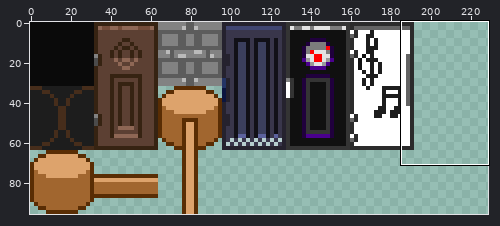
One commit to this sprite sheet: Sprites/Tiles/Simple_Tile_Map.png. The picture above shows the old version from afar; the outline marks the close-up.
Close-up. Before the commit:
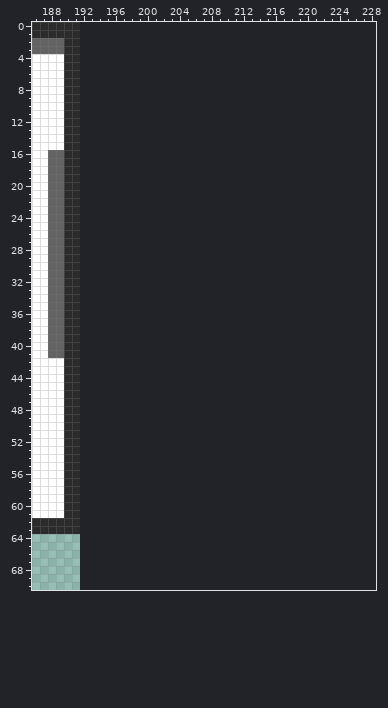
The file is 192x96 pixels. Colours within 5 levels of each other are drawn and written as one. Shown: x 186..228, y 0..70. The old version is drawn lined up with the new one, on the new canvas. The wide view leaves out empty margins.
After:
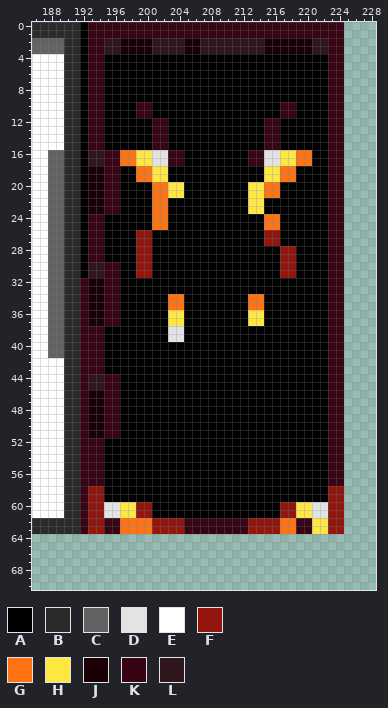
Palette (. is transparent): A #000000  B #2b2b2b  C #636363  D #e3e3e3  E #ffffff  F #93150e  G #ff7312  H #ffe741  J #1a0108  K #380312  L #2f161d
The exact change:
canvas 192x96 -> 256x96
y 0..1: x 192..224 ................................. -> AKKKKKKKKKKKKKKKKKKKKKKKKKKKKKKKK
y 2..3: x 192..224 ................................. -> AKKLLJJJJLLLLJJLLLLLLLLJJJJJJLLKK
y 4..9: x 192..224 ................................. -> AKKAAAAAAAAAAAAAAAAAAAAAAAAAAAAKK
y 10..11: x 192..224 ................................. -> AKKAAAAKKAAAAAAAAAAAAAAAAKKAAAAKK
y 12..15: x 192..224 ................................. -> AKKAAAAAAKKAAAAAAAAAAAAKKAAAAAAKK
y 16..17: x 192..224 ................................. -> ALLKKGGHHDDKKAAAAAAAAKKDDHHGGAAKK
y 18..19: x 192..224 ................................. -> AJJKKAAGGHHAAAAAAAAAAAAHHGGAAAAKK
y 20..21: x 192..224 ................................. -> AJJKKAAAAGGHHAAAAAAAAHHGGAAAAAAKK
y 22..23: x 192..224 ................................. -> AJJKKAAAAGGAAAAAAAAAAHHAAAAAAAAKK
y 24..25: x 192..224 ................................. -> AKKAAAAAAGGAAAAAAAAAAAAGGAAAAAAKK
y 26..27: x 192..224 ................................. -> AKKAAAAFFAAAAAAAAAAAAAAFFAAAAAAKK
y 28..29: x 192..224 ................................. -> AKKAAAAFFAAAAAAAAAAAAAAAAFFAAAAKK
y 30..31: x 192..224 ................................. -> ALLKKAAFFAAAAAAAAAAAAAAAAFFAAAAKK
y 32..33: x 192..224 ................................. -> KJJKKAAAAAAAAAAAAAAAAAAAAAAAAAAKK
y 34..35: x 192..224 ................................. -> KJJKKAAAAAAGGAAAAAAAAGGAAAAAAAAKK
y 36..37: x 192..224 ................................. -> KJJKKAAAAAAHHAAAAAAAAHHAAAAAAAAKK
y 38..39: x 192..224 ................................. -> KKKAAAAAAAADDAAAAAAAAAAAAAAAAAAKK
y 40..43: x 192..224 ................................. -> KKKAAAAAAAAAAAAAAAAAAAAAAAAAAAAKK
y 44..45: x 192..224 ................................. -> KLLKKAAAAAAAAAAAAAAAAAAAAAAAAAAKK
y 46..51: x 192..224 ................................. -> KJJKKAAAAAAAAAAAAAAAAAAAAAAAAAAKK
y 52..57: x 192..224 ................................. -> KKKAAAAAAAAAAAAAAAAAAAAAAAAAAAAKK
y 58..59: x 192..224 ................................. -> KFFAAAAAAAAAAAAAAAAAAAAAAAAAAAAFF
y 60..61: x 192..224 ................................. -> KFFDDHHFFAAAAAAAAAAAAAAAAFFHHDDFF
y 62..63: x 192..224 ................................. -> KFFKKGGGGFFFFKKKKKKKKFFFFGGKKHHFF
Where, in picture pixels (left, top, right, bottom), the same in both close-ups:
added: (80, 22, 344, 534)
